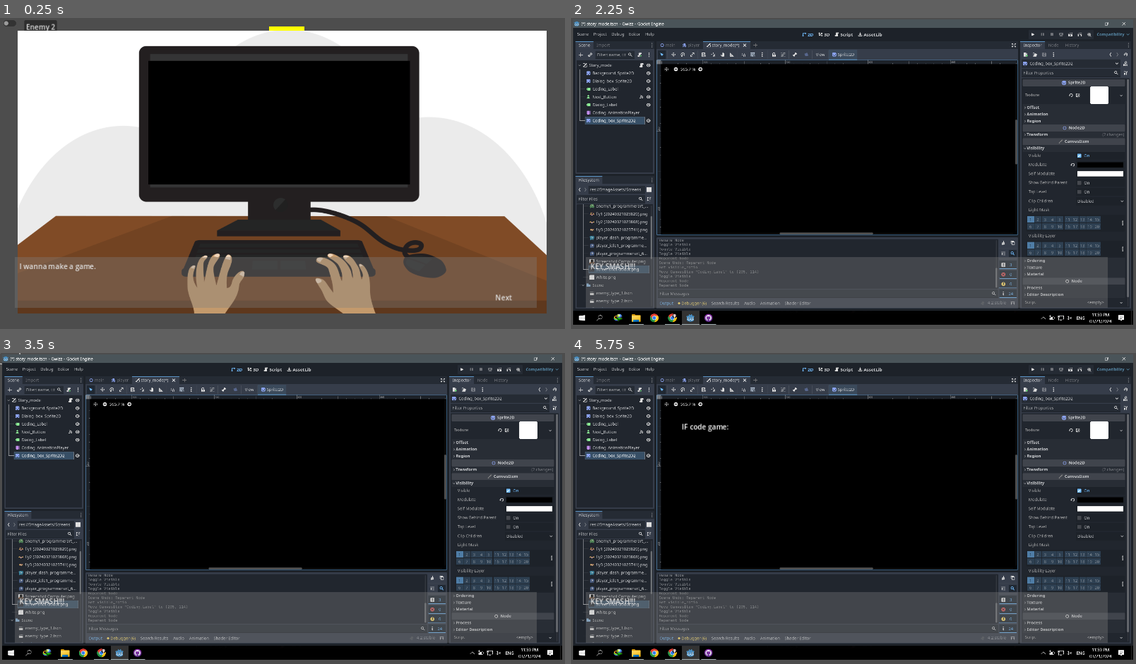
Above: before the commit, frames 1-4 (two rows, left to right).
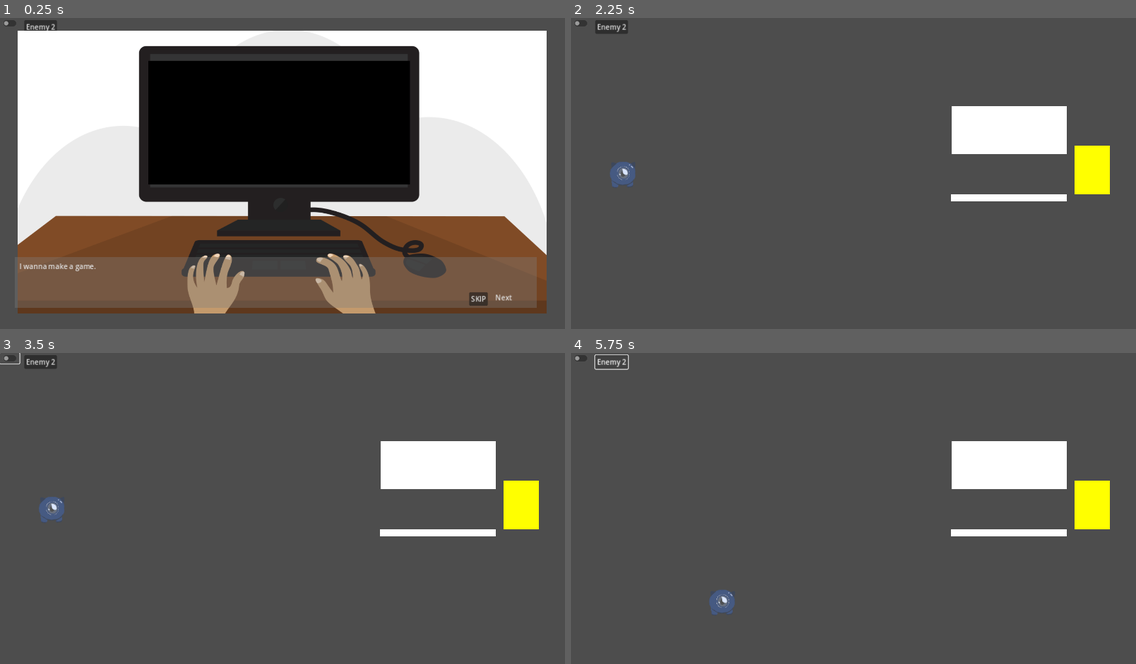
Above: after the commit, the same moments.

Repository: acropolis914/Gwizz-s-Game-Jam
Game: Godot game, scene res://Scene/main.tscn
Same seed, same stepped clock (60 frames per second), same inputs: the game is played once before the commit and once after it.
Inputs (mouse positions are in pixels of both pictures, inside the frame that each line leads up to):
- Up to frame 1 (0.25 s): no input
- Up to frame 2 (2.25 s): click "Next" at 0.5 s; click "Next" at 1.25 s; click (1051, 297) at 2 s, where only the run after the commit has a clickable "SKIP"
- Up to frame 3 (3.5 s): click (11, 359) at 2.75 s
- Up to frame 4 (5.75 s): click "Enemy 2" at 3.5 s; tap Enter at 4.25 s; hold D (move_right) 4.28-5.03 s; tap Shift (dash) at 4.35, 5.1 s; hold S (move_down) from 5.03 s (still down)

The runs differ from the first frame. In frame 1, 0.2% of the frame differs, in the area x 47-87%, y 2-93%; in frame 2, 74%; in frame 3, 74%; in frame 4, 74%, in the area x 0-100%, y 0-99%.
Error in both runs: Attempt to call function 'change_art' in base 'null instance' on a null instance. (res://Scripts/Main.gd:25)

Commit message:
upgrade 2
upgrade 2

Diff:
--- a/Scene/main.tscn
+++ b/Scene/main.tscn
@@ -20,7 +20,7 @@
 [node name="Camera2D" type="Camera2D" parent="."]
 
 [node name="Player" parent="." instance=ExtResource("2_b3uek")]
-position = Vector2(-93, -27)
+position = Vector2(-523, -5)
 
 [node name="Debug" type="CanvasLayer" parent="."]
 
@@ -37,6 +37,7 @@
 text = "Enemy 2"
 
 [node name="Walls_StaticBody2D" type="StaticBody2D" parent="."]
+position = Vector2(618, 156)
 
 [node name="CollisionShape2D" type="CollisionShape2D" parent="Walls_StaticBody2D"]
 position = Vector2(-270, -105)
@@ -60,6 +61,6 @@
 visible = false
 
 [node name="Princess" parent="." instance=ExtResource("8_x7y06")]
-position = Vector2(9, -285)
+position = Vector2(541, -15)
 
 [connection signal="pressed" from="Debug/SpawnEnemy2" to="." method="_on_spawn_enemy_2_pressed"]
--- a/Scene/princess.tscn
+++ b/Scene/princess.tscn
@@ -28,13 +28,6 @@
 text = "YOU WIN!"
 horizontal_alignment = 1
 
-[node name="Button" type="Button" parent="CanvasLayer"]
-offset_left = 572.0
-offset_top = 227.0
-offset_right = 693.0
-offset_bottom = 258.0
-text = "Back to coding"
-
 [node name="Turn_on" type="Node2D" parent="CanvasLayer"]
 script = ExtResource("3_5vdin")
 
@@ -59,8 +52,19 @@
 offset_bottom = 431.0
 text = "On Enemy 2"
 
+[node name="Dash_Button3" type="Button" parent="CanvasLayer/Turn_on"]
+offset_left = 404.0
+offset_top = 519.0
+offset_right = 505.0
+offset_bottom = 555.0
+text = "dash"
+
 [connection signal="body_entered" from="." to="." method="_on_body_entered"]
-[connection signal="button_down" from="CanvasLayer/Button" to="." method="_on_button_button_down"]
+[connection signal="button_down" from="CanvasLayer/Turn_on/Trap_Button" to="." method="_on_button_down"]
 [connection signal="button_down" from="CanvasLayer/Turn_on/Trap_Button" to="CanvasLayer/Turn_on" method="_on_trap_button_button_down"]
+[connection signal="button_down" from="CanvasLayer/Turn_on/Enemy_1_Button" to="." method="_on_button_down"]
 [connection signal="button_down" from="CanvasLayer/Turn_on/Enemy_1_Button" to="CanvasLayer/Turn_on" method="_on_enemy_1_button_button_down"]
+[connection signal="button_down" from="CanvasLayer/Turn_on/Enemy_2_Button2" to="." method="_on_button_down"]
 [connection signal="button_down" from="CanvasLayer/Turn_on/Enemy_2_Button2" to="CanvasLayer/Turn_on" method="_on_enemy_2_button_2_button_down"]
+[connection signal="button_down" from="CanvasLayer/Turn_on/Dash_Button3" to="." method="_on_button_down"]
+[connection signal="button_down" from="CanvasLayer/Turn_on/Dash_Button3" to="CanvasLayer/Turn_on" method="_on_dash_button_3_button_down"]
--- a/Scene/story_mode.tscn
+++ b/Scene/story_mode.tscn
@@ -55,5 +55,13 @@
 theme_override_colors/font_color = Color(1, 0, 0, 1)
 text = "PLAY"
 
+[node name="Skip_Button" type="Button" parent="."]
+offset_left = 1063.0
+offset_top = 622.0
+offset_right = 1105.0
+offset_bottom = 653.0
+text = "SKIP"
+
 [connection signal="button_up" from="Next_Button" to="." method="_on_next_button_button_up"]
 [connection signal="button_down" from="Play_Button" to="." method="_on_play_button_button_down"]
+[connection signal="button_down" from="Skip_Button" to="." method="_on_skip_button_button_down"]
--- a/Scripts/Main.gd
+++ b/Scripts/Main.gd
@@ -7,7 +7,7 @@
 	if GlobalScript.trap:
 		var trap = preload("res://Scene/trap.tscn")
 		var traps = trap.instantiate()
-		traps.position = Vector2(-276, -193)
+		traps.position = Vector2(335, -40)
 		add_child(traps)
 	if GlobalScript.emeny_1:
 		var trap = preload("res://Scene/enemy_type_1.tscn")
--- a/Scripts/Player.gd
+++ b/Scripts/Player.gd
@@ -42,7 +42,8 @@
 	if dead || GlobalScript.isCoding:
 		return
 	for_movement(delta)
-	for_dash_and_kill()
+	if GlobalScript.dash:
+		for_dash_and_kill()
 	move_and_slide()
 	gwizz_sprite.play()
 
--- a/Scripts/Story_mode.gd
+++ b/Scripts/Story_mode.gd
@@ -75,3 +75,7 @@
 	hide()
 	GlobalScript.isCoding = false
 	get_tree().change_scene_to_file("res://Scene/main.tscn")
+
+func _on_skip_button_button_down():
+	GlobalScript.isCoding = false
+	get_tree().change_scene_to_file("res://Scene/main.tscn")
--- a/Scripts/Turn_on.gd
+++ b/Scripts/Turn_on.gd
@@ -1,4 +1,14 @@
 extends Node2D
+
+func _ready():
+	if GlobalScript.trap:
+		$Trap_Button.hide()
+	if GlobalScript.emeny_1:
+		$Enemy_1_Button.hide()
+	if GlobalScript.emeny_2:
+		$Enemy_2_Button2.hide()
+	if GlobalScript.dash:
+		$Dash_Button3.hide()
 
 
 func _on_trap_button_button_down():
@@ -12,3 +22,7 @@
 func _on_enemy_2_button_2_button_down():
 	GlobalScript.emeny_2 = true
 	$Enemy_2_Button2.hide()
+
+func _on_dash_button_3_button_down():
+	GlobalScript.dash = true
+	$Dash_Button3.hide()
--- a/Scripts/global_script.gd
+++ b/Scripts/global_script.gd
@@ -5,7 +5,10 @@
 var level = 0
 
 var story_number = 0
+
+#UPGRADES
 var emeny_1 = false
 var emeny_2 = false
 var emeny_3 = false
 var trap = false
+var dash = false
--- a/Scripts/princess.gd
+++ b/Scripts/princess.gd
@@ -7,8 +7,7 @@
 func _on_body_entered(body):
 	canvas_layer.show()
 
-
-func _on_button_button_down():
+func _on_button_down():
 	GlobalScript.isCoding = true
 	GlobalScript.level += 1
 	get_tree().change_scene_to_file("res://Scene/story_mode.tscn")
